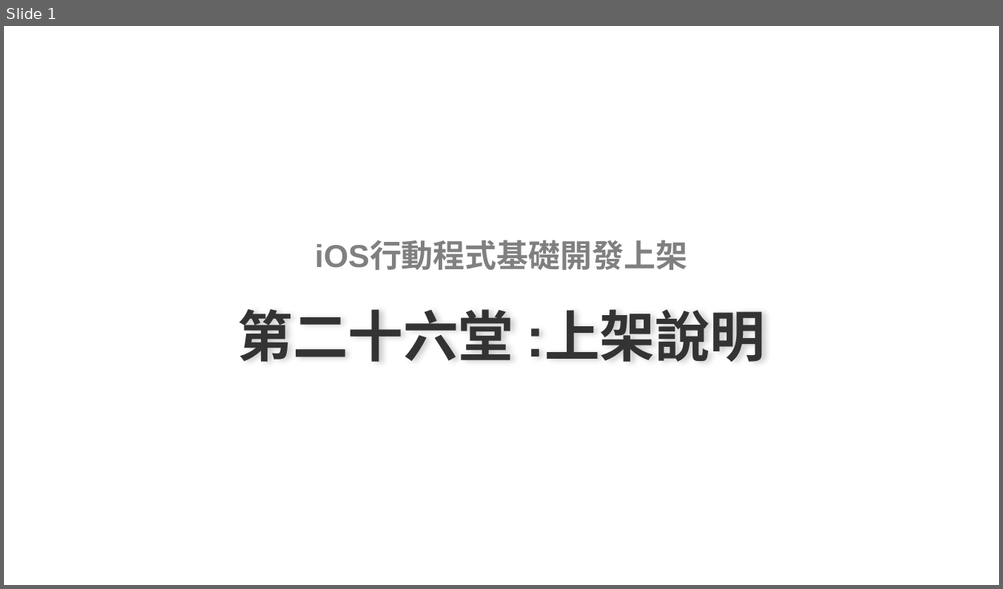
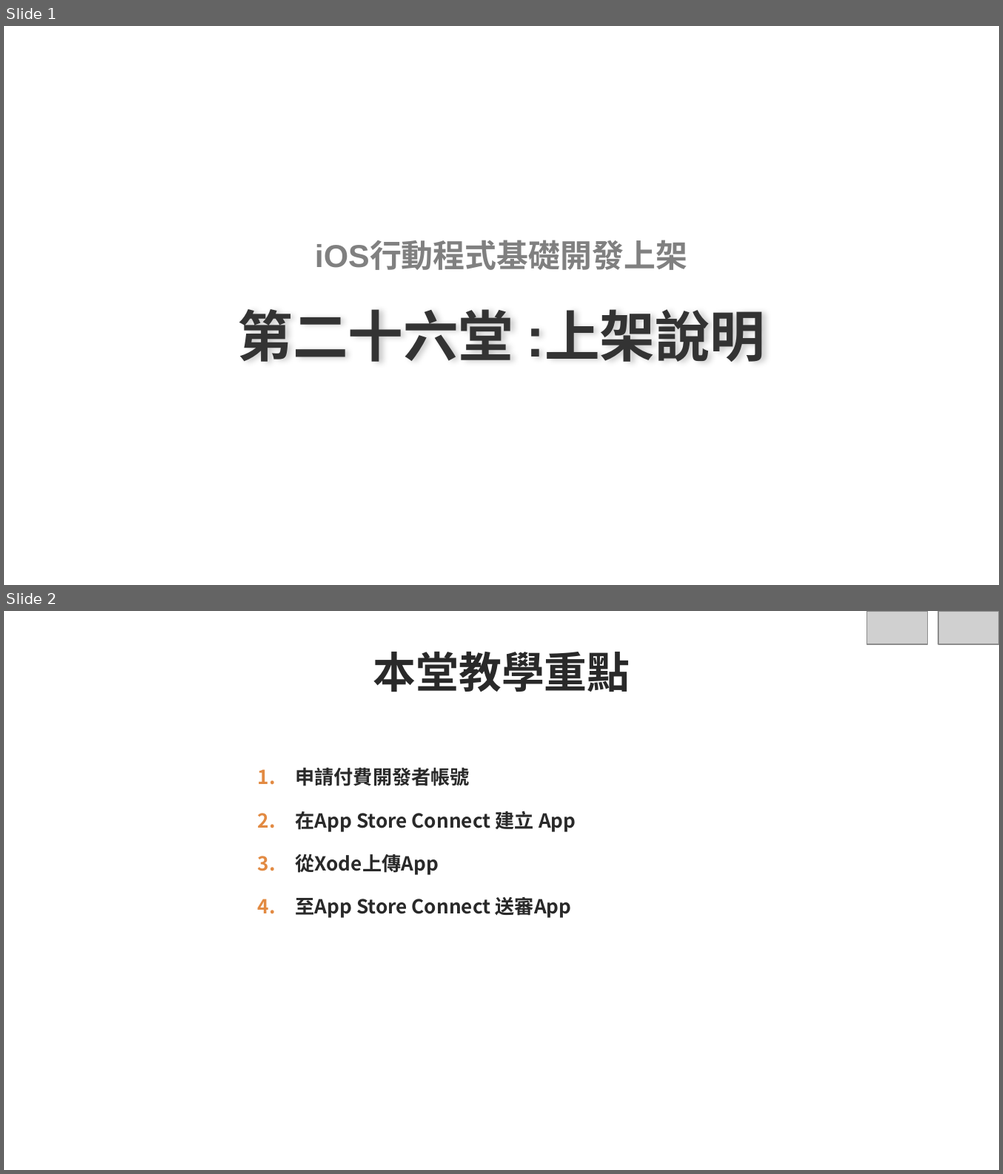
Before and after one commit to roberthsu2003/Iphone1, a slide deck: iOS行動程式基礎開發上架20堂課/第26堂課上架說明/第26堂課上架說明.pptx. Shown one above the other, each under a label of ours: slide 1 before the commit, slides 1 and 2 after it. The pictures are 1003x589 and 1003x1174 pixels, drawn with LibreOffice and Linux fonts; fonts in the diff are those of the drawing; grey boxes stand for pictures; background and template pictures are left out. Boxes give left, top, right and bottom in pixels: in the first picture for what was removed or moved away, otherwise in the second. Text is boxed around its words. In the diff, an @@ line names an element or a change of style, - is before the commit and + after.

```diff
--- a/iOS行動程式基礎開發上架20堂課/第26堂課上架說明/第26堂課上架說明.pptx
+++ b/iOS行動程式基礎開發上架20堂課/第26堂課上架說明/第26堂課上架說明.pptx
@@ slide 2 added at <box>4,611,999,1170</box>, background picture (left out) @@
@@ picture added at <box>866,611,927,644</box> @@
@@ picture added at <box>938,611,999,644</box> @@
@@ title added at <box>373,651,630,692</box>, 31 pt, text #292929, bold @@
+本堂教學重點
@@ text added at <box>295,768,575,918</box>, 14 pt, text #292929, bold @@
+  1. 申請付費開發者帳號
+  2. 在App Store Connect 建立 App
+  3. 從Xode上傳App
+  4. 至App Store Connect 送審App
@@ page number added at <box>960,1137,979,1162</box>, 10 pt, text #FFFFFF @@
+2
```
Also in this commit, not shown: 11 other slides added, 2 slides removed, 49 other files.
